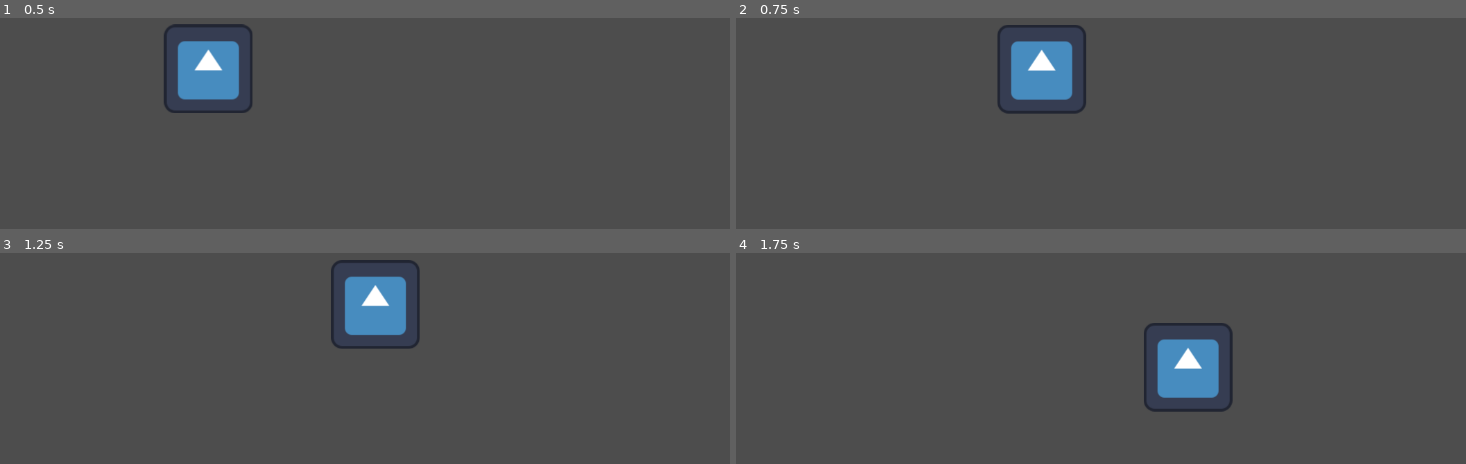
Above: before the commit, frames 1-4 (two rows, left to right).
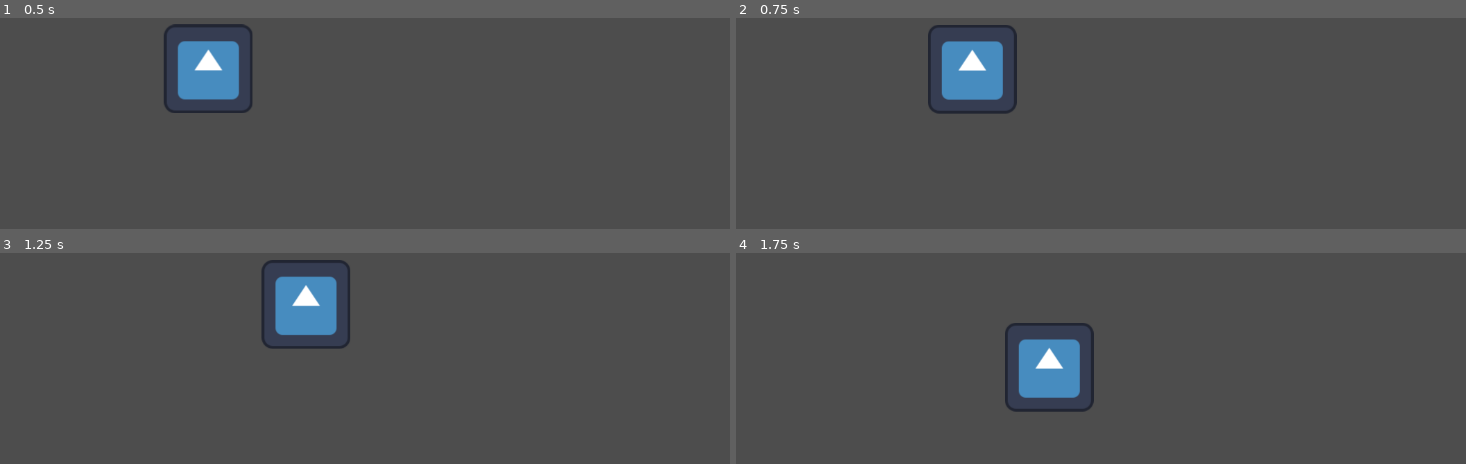
Above: after the commit, the same moments.

Repository: Mario-King-64/SunCreamer
Game: Godot game, scene res://Map/map.tscn
Two runs of this game, one before a commit and one after it. Both use one fixed random seed, a clock stepped at 60 frames per second and the inputs below. The engine's default icon, where the game draws it, is replaced by a stand-in: a white triangle on a blue panel in a dark square.
Inputs (mouse positions are in pixels of both pictures, inside the frame that each line leads up to):
- Up to frame 1 (0.5 s): no input
- Up to frame 2 (0.75 s): tap Enter at 0.5 s; move the mouse to (1312, 131) at 0.52 s; hold Right (right) from 0.53 s (still down); click (1312, 131) at 0.6 s
- Up to frame 3 (1.25 s): keep holding Right (right)
- Up to frame 4 (1.75 s): move the mouse to (976, 411) at 1.27 s; release Right (right) at 1.28 s; hold Down (down) from 1.28 s (still down); click (976, 411) at 1.35 s

Frame 1 is identical in both runs. In frame 2, 5.7% of the frame differs, in the area x 26-48%, y 3-46%; in frame 3, 5.7%; in frame 4, 6.2%, in the area x 36-69%, y 33-76%.

Commit message:
Dash Removed

Diff:
--- a/Map/map.gd
+++ b/Map/map.gd
@@ -34,6 +34,3 @@
 
 	if Input.is_action_pressed("down"):
 		$Logo.pos.y += $Logo.speed * delta
-
-	if Input.is_action_just_pressed("Primary Action"):
-		$Logo.pos.x += 6000 * delta
